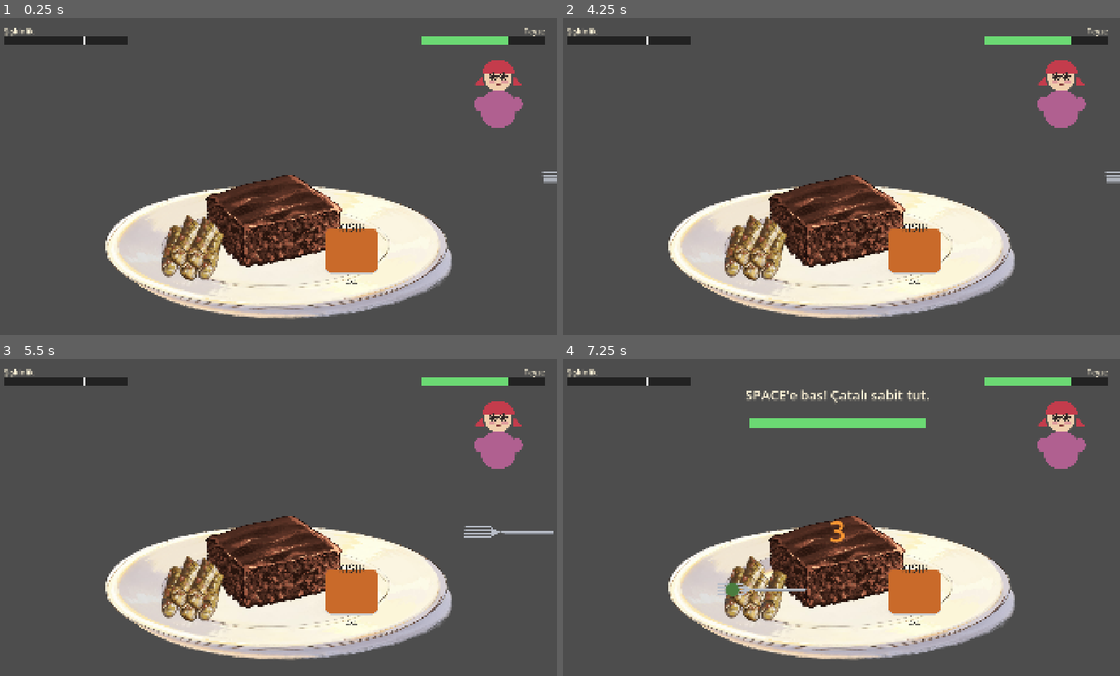
Above: before the commit, frames 1-4 (two rows, left to right).
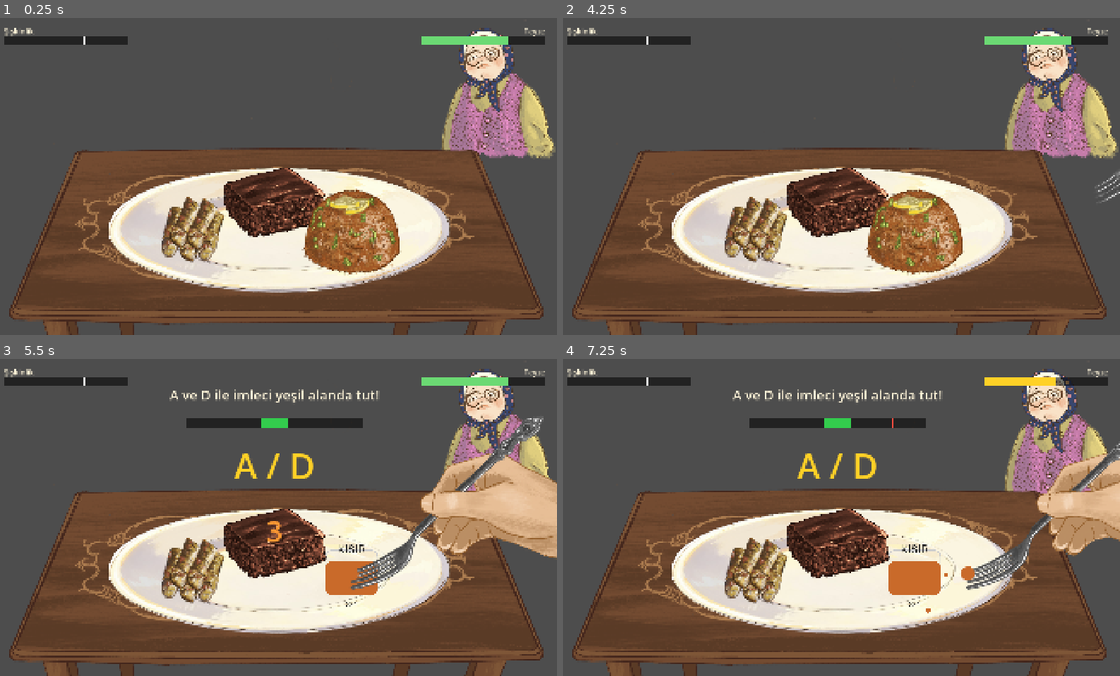
Above: after the commit, the same moments.

Repository: EnesBaytekin/son-lokma
Game: Godot game, scene res://scenes/main.tscn
Same seed, same stepped clock (60 frames per second), same inputs: the game is played once before the commit and once after it.
Inputs:
- Up to frame 1 (0.25 s): no input
- Up to frame 2 (4.25 s): tap Enter at 0.5, 2, 3.5 s; hold D 0.53-1.28 s; tap F at 0.6 s; tap Space at 0.77, 1.25, 1.52, 2.75, 3.02, 3.77 s; hold A 1.28-2.03 s; tap J at 1.35 s; hold D 2.03-3.53 s; tap G at 2.1 s; tap K at 2.85 s; hold A from 3.53 s (still down); tap E at 3.6 s
- Up to frame 3 (5.5 s): keep holding A; tap X at 4.35 s; tap Space at 4.52 s; tap 1 at 5.1 s
- Up to frame 4 (7.25 s): release A at 5.78 s; hold D from 5.78 s (still down); tap 2 at 5.85 s; tap Space at 6.02, 6.77 s; tap 3 at 6.6 s

The runs differ from the first frame. In frame 1, 47% of the frame differs, in the area x 1-100%, y 3-100%; in frame 2, 47%; in frame 3, 49%; in frame 4, 49%.

Commit message:
feat: enhance mechanics and add more images

Diff:
--- a/scenes/fork.tscn
+++ b/scenes/fork.tscn
@@ -1,18 +1,24 @@
-[gd_scene load_steps=4 format=3]
+[gd_scene format=3 uid="uid://cmmo76vook86s"]
 
-[ext_resource type="Script" path="res://scripts/fork.gd" id="1"]
-[ext_resource type="Texture2D" path="res://assets/fork.png" id="2"]
-[ext_resource type="Texture2D" path="res://assets/crumb.png" id="3"]
+[ext_resource type="Script" uid="uid://car1vaqf1ex4p" path="res://scripts/fork.gd" id="1"]
+[ext_resource type="Texture2D" uid="uid://dnxutg7s1uf80" path="res://assets/fork_hand.png" id="2"]
+[ext_resource type="Texture2D" uid="uid://bi80xkyersf5d" path="res://assets/crumb.png" id="3"]
+[ext_resource type="Texture2D" path="res://assets/just_fork.png" id="4"]
 
-[node name="Fork" type="Node2D"]
+[node name="Fork" type="Node2D" unique_id=303474907]
 script = ExtResource("1")
 
-[node name="Visual" type="Node2D" parent="."]
+[node name="Visual" type="Node2D" parent="." unique_id=1070836243]
 
-[node name="Body" type="Sprite2D" parent="Visual"]
+[node name="Body" type="Sprite2D" parent="Visual" unique_id=1627786131]
+position = Vector2(611, -260)
 texture = ExtResource("2")
 
-[node name="Bite" type="Sprite2D" parent="Visual"]
-position = Vector2(-80, 0)
+[node name="Bite" type="Sprite2D" parent="Visual" unique_id=1094087734]
 scale = Vector2(2.5, 2.5)
 texture = ExtResource("3")
+
+[node name="FallingFork" type="Sprite2D" parent="Visual"]
+visible = false
+position = Vector2(611, -260)
+texture = ExtResource("4")
--- a/scenes/main.tscn
+++ b/scenes/main.tscn
@@ -1,38 +1,43 @@
 [gd_scene format=3 uid="uid://d2jojmy0x041i"]
 
 [ext_resource type="Script" uid="uid://fkyo61t2l3xo" path="res://scripts/main.gd" id="1"]
-[ext_resource type="Texture2D" uid="uid://dayxplf5dcsb" path="res://assets/plate.png" id="2"]
-[ext_resource type="PackedScene" path="res://scenes/fork.tscn" id="3"]
+[ext_resource type="Texture2D" uid="uid://elkoce00ewrv" path="res://assets/plate.png" id="2"]
+[ext_resource type="PackedScene" uid="uid://cmmo76vook86s" path="res://scenes/fork.tscn" id="3"]
 [ext_resource type="PackedScene" path="res://scenes/teyze.tscn" id="4"]
 [ext_resource type="PackedScene" path="res://scenes/hayir_challenge.tscn" id="5"]
-[ext_resource type="Script" path="res://scripts/bars.gd" id="6"]
+[ext_resource type="Script" uid="uid://ukrp8j0svn21" path="res://scripts/bars.gd" id="6"]
+[ext_resource type="Texture2D" uid="uid://b0fur54bejohy" path="res://assets/table.png" id="7"]
 
 [node name="Main" type="Node2D" unique_id=2055616426]
 script = ExtResource("1")
 
+[node name="Table" type="Sprite2D" parent="." unique_id=1539195164]
+position = Vector2(960, 540)
+texture = ExtResource("7")
+
 [node name="Plate" type="Sprite2D" parent="." unique_id=832677633]
-position = Vector2(976, 797)
+position = Vector2(976, 724)
 texture = ExtResource("2")
 
 [node name="Slots" type="Node2D" parent="." unique_id=1962417484]
 
 [node name="SlotMiddle" type="Marker2D" parent="Slots" unique_id=311895366]
-position = Vector2(960, 700)
+position = Vector2(960, 635)
 
 [node name="SlotLeft" type="Marker2D" parent="Slots" unique_id=192739429]
-position = Vector2(678, 785)
+position = Vector2(678, 720)
 
 [node name="SlotRight" type="Marker2D" parent="Slots" unique_id=845215671]
-position = Vector2(1221, 794)
+position = Vector2(1221, 729)
 
 [node name="Fork" parent="." unique_id=2005830825 instance=ExtResource("3")]
 
 [node name="Crumbs" type="Node2D" parent="." unique_id=2120073136]
 
-[node name="Teyze" parent="." instance=ExtResource("4")]
+[node name="Teyze" parent="." unique_id=327204397 instance=ExtResource("4")]
 
-[node name="HayirChallenge" parent="." instance=ExtResource("5")]
+[node name="HayirChallenge" parent="." unique_id=1043165507 instance=ExtResource("5")]
 
-[node name="Bars" type="CanvasLayer" parent="." unique_id=0]
+[node name="Bars" type="CanvasLayer" parent="." unique_id=1014286143]
 layer = 5
 script = ExtResource("6")
--- a/scripts/fork.gd
+++ b/scripts/fork.gd
@@ -8,16 +8,25 @@
 signal action_finished(eaten: bool)
 signal spilled(world_position: Vector2, color: Color)
 
-enum State { IDLE, GOING_TO_FOOD, CARRYING, DROPPING }
+enum State { IDLE, GOING_TO_FOOD, STABBING, CARRYING, DROPPING, RETREATING }
 
 const EXIT_X := 2000.0
 const APPROACH_SPEED := 700.0
 const CARRY_SPEED := 200.0
 const DROP_SPEED := 900.0
 const DROP_OFF_Y := 1250.0     # below the screen; the fork falls out of view
+const RETREAT_SPEED := 700.0   # how fast the empty hand pulls back off-screen
 
 const DROP_BASE_CHANCE := 0.22  # chance an interrupt appears at difficulty 1.0
 const DROP_MAX_CHANCE := 0.6    # chance at difficulty 1.6
+
+## The fork approaches straight, then tilts this much while stabbing the bite and
+## carries it back at the same tilted angle (scooping from below).
+const STAB_ANGLE := 0.2         # radians the visual tilts at the moment of pickup
+const STAB_TIME := 0.18         # seconds the tilt takes
+
+const FORK_TEXTURE := preload("res://assets/fork_hand.png")
+const HAND_TEXTURE := preload("res://assets/hand.png")
 
 ## Difficulty multiplier (0..~2), set by main from fullness before each action.
 var difficulty: float = 1.0
@@ -31,9 +40,12 @@
 var _interrupt: DropChallenge = null
 var _interrupt_x: float = -1.0     # x where the mid-carry interrupt fires
 var _drop_crumb_timer: float = 0.0
+var _stab_t: float = 0.0
 
 @onready var _visual: Node2D = $Visual
+@onready var _body: Sprite2D = $Visual/Body
 @onready var _bite: Sprite2D = $Visual/Bite
+@onready var _falling_fork: Sprite2D = $Visual/FallingFork
 
 
 func _ready() -> void:
@@ -59,6 +71,10 @@
 	_held_color = Color.WHITE
 	_bite.visible = false
 	_visual.position = Vector2.ZERO
+	_visual.rotation = 0.0
+	_body.texture = FORK_TEXTURE
+	_falling_fork.visible = false
+	_falling_fork.position = Vector2(611, -260)
 	position = Vector2(EXIT_X, 540.0)
 
 
@@ -85,6 +101,12 @@
 			position = position.move_toward(_target_pos, APPROACH_SPEED * delta)
 			if position.distance_to(_target_pos) < 6.0:
 				_pick_up()
+		State.STABBING:
+			_stab_t += delta
+			_visual.rotation = lerpf(0.0, STAB_ANGLE, clampf(_stab_t / STAB_TIME, 0.0, 1.0))
+			if _stab_t >= STAB_TIME:
+				_visual.rotation = STAB_ANGLE
+				_state = State.CARRYING
 		State.CARRYING:
 			if _interrupt != null:
 				# Frozen during the quick-time: only the drop challenge ticks.
@@ -101,13 +123,22 @@
 			if position.x >= EXIT_X - 4.0:
 				_finish(true)
 		State.DROPPING:
-			position.y = move_toward(position.y, DROP_OFF_Y, DROP_SPEED * delta)
+			# The hand stays put; the detached fork falls while spilling crumbs.
+			_falling_fork.position.y = move_toward(_falling_fork.position.y, DROP_OFF_Y, DROP_SPEED * delta)
 			_drop_crumb_timer -= delta
 			if _drop_crumb_timer <= 0.0:
 				_drop_crumb_timer = 0.06
-				spill()
-			if position.y >= DROP_OFF_Y:
+				spilled.emit(_falling_fork.to_global(-_body.position), _held_color)
+			if _falling_fork.position.y >= DROP_OFF_Y:
 				_land_drop()
+		State.RETREATING:
+			position = position.move_toward(Vector2(EXIT_X, 540.0), RETREAT_SPEED * delta)
+			if position.distance_to(Vector2(EXIT_X, 540.0)) < 4.0:
+				position = Vector2(EXIT_X, 540.0)
+				_visual.position = Vector2.ZERO
+				_visual.rotation = 0.0
+				_body.texture = FORK_TEXTURE
+				_state = State.IDLE
 
 
 func _pick_up() -> void:
@@ -120,7 +151,8 @@
 	_bite.modulate = _held_color
 	_start_challenge()
 	_arm_interrupt()
-	_state = State.CARRYING
+	_stab_t = 0.0
+	_state = State.STABBING
 
 
 func _start_challenge() -> void:
@@ -218,15 +250,26 @@
 func _drop() -> void:
 	_clear_challenge()
 	_drop_crumb_timer = 0.0
+	_bite.visible = false
+	_body.texture = HAND_TEXTURE  # the fork is gone; the hand is empty
+	_visual.position = Vector2.ZERO  # settle the wobble; the hand stays put
+	_falling_fork.position = Vector2(611, -260)
+	_falling_fork.visible = true
 	_state = State.DROPPING
 
 
 func _land_drop() -> void:
-	_bite.visible = false
-	_visual.position = Vector2.ZERO
-	_state = State.IDLE
-	position = Vector2(EXIT_X, 540.0)  # a fresh fork is ready off-screen
+	_falling_fork.visible = false
+	_falling_fork.position = Vector2(611, -260)
+	_state = State.IDLE  # empty hand stays put; retreat_hand() pulls it back
 	action_finished.emit(false)
+
+
+## The empty hand pulls back off-screen (called during the teyze's drop recovery).
+func retreat_hand() -> void:
+	if _state == State.RETREATING:
+		return
+	_state = State.RETREATING
 
 
 func _finish(eaten: bool) -> void:
@@ -235,5 +278,6 @@
 	_clear_challenge()
 	_bite.visible = false
 	_visual.position = Vector2.ZERO
+	_visual.rotation = 0.0
 	_state = State.IDLE
 	action_finished.emit(eaten)
--- a/scripts/main.gd
+++ b/scripts/main.gd
@@ -26,6 +26,7 @@
 ]
 const TALK_TIME := 1.4    # speech bubble shows before the auntie leaves
 const GONE_TIME := 4.0    # how long the auntie stays off-screen (typing window)
+const AUTO_SELECT_DELAY := 4.0  # idle seconds before a random filled slot is picked
 
 const DROP_LINES: Array[String] = [
 	"Ah, çatal düştü! Dur, yenisini getiriyorum.",
@@ -62,6 +63,7 @@
 var _lost := false
 var _fullness := 0.0
 var _mood := MOOD_START
+var _idle_timer := AUTO_SELECT_DELAY
 var _win_label: Label
 var _lose_label: Label
 
@@ -138,6 +140,28 @@
 	_fork.start_action(food, _slots[slot_index].global_position)
 
 
+## While the game waits for a choice, count down and auto-pick a filled slot.
+func _process(delta: float) -> void:
+	if _busy or _won or _lost:
+		_idle_timer = AUTO_SELECT_DELAY
+		return
+	_idle_timer -= delta
+	if _idle_timer <= 0.0:
+		_idle_timer = AUTO_SELECT_DELAY
+		_auto_select_slot()
+
+
+## Pick a random still-filled slot (used when the player doesn't choose).
+func _auto_select_slot() -> void:
+	var filled: Array[int] = []
+	for i in _foods.size():
+		if _foods[i] != null:
+			filled.append(i)
+	if filled.is_empty():
+		return
+	_select_slot(filled[randi() % filled.size()])
+
+
 func _on_fork_finished(eaten: bool) -> void:
 	# A bite went in (fullness + mood up), or the fork dropped (mood down).
 	if eaten:
@@ -149,6 +173,10 @@
 	if _fullness >= 100.0:
 		_lose()
 		return
+	# A drop leaves the hand empty; pull it back to fetch a fresh fork no matter
+	# what happens next (a food refill or the fork-only recovery).
+	if not eaten:
+		_fork.retreat_hand()
 	# The bite action is done. If a food emptied during it, hand off to the
 	# auntie's refill now (keeping the game busy); otherwise free the player —
 	# except on a drop, where the auntie fetches a fresh fork first.
Binary file changed: assets/foods/kek/kek_0.png
Binary file changed: assets/foods/kisir/kisir_0.png
Not shown, changed: assets/foods/kisir/kisir_0.png.import
Binary file added: assets/fork_hand.png
Not shown, added: assets/fork_hand.png.import
Binary file added: assets/hand.png
Not shown, added: assets/hand.png.import
Binary file added: assets/just_fork.png
Not shown, added: assets/just_fork.png.import
Binary file changed: assets/plate.png
Not shown, changed: assets/plate.png.import
Binary file added: assets/table.png
(and 3 more such lines)
